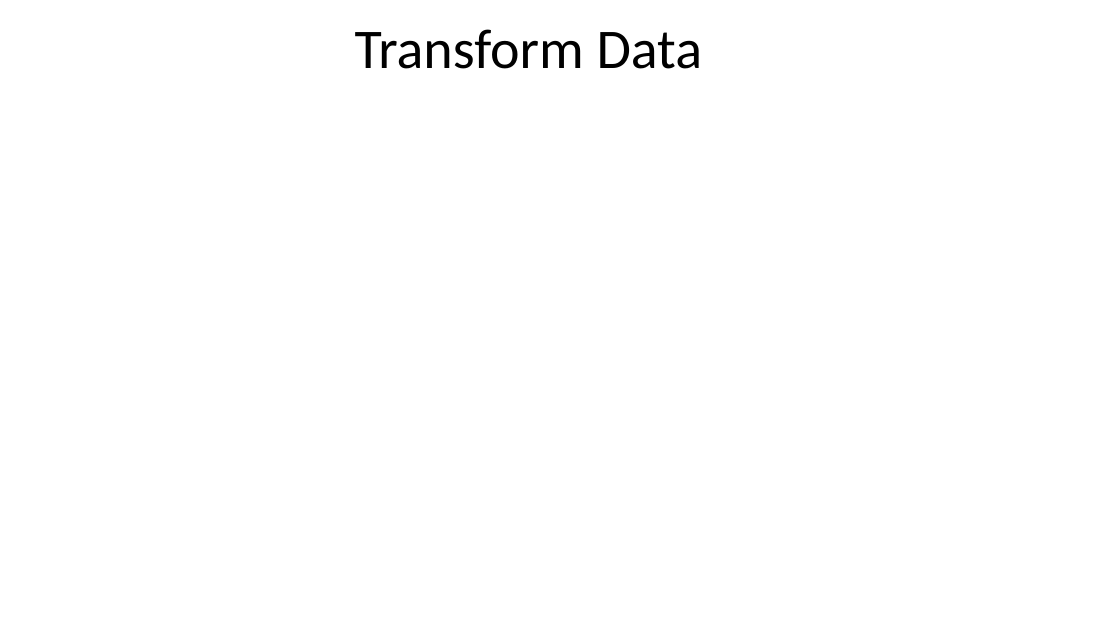
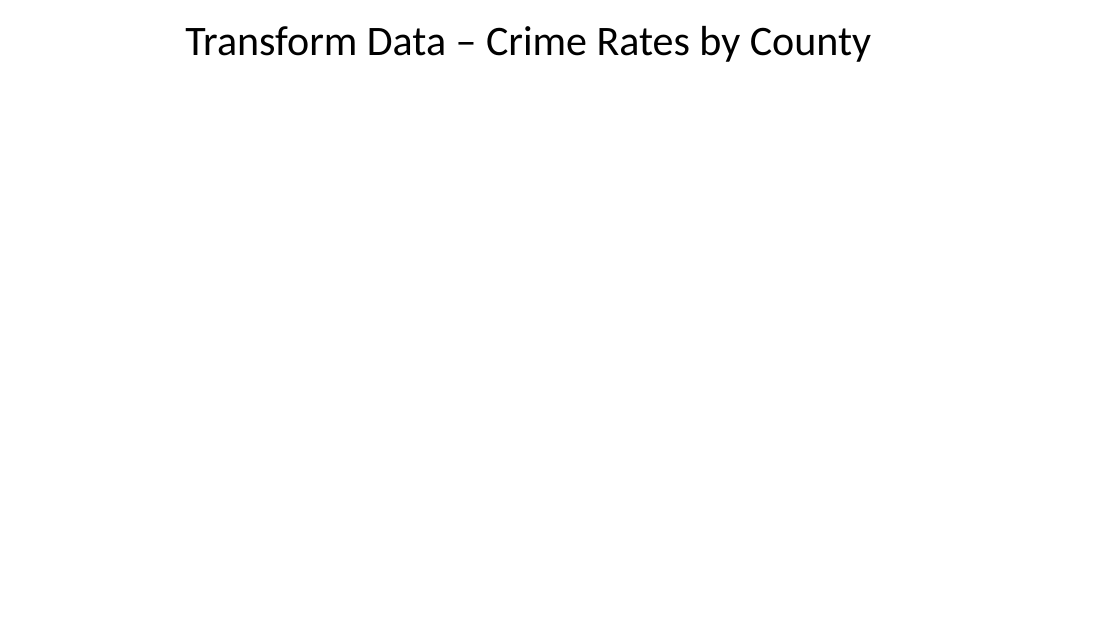
Before and after one commit to mattapallisravya/Web_visualizations_Project3, a slide deck: slide 5 of Chris/Crime Rate per Capita Income.pptx. Drawn at 1120x630 pixels with LibreOffice and Linux fonts; fonts in the diff are those of the drawing; background and template pictures are left out. Boxes give left, top, right and bottom in pixels: in the first picture for what was removed or moved away, otherwise in the second. Text is boxed around its words. In the diff, an @@ line names an element or a change of style, - is before the commit and + after.

```diff
--- a/Chris/Crime Rate per Capita Income.pptx
+++ b/Chris/Crime Rate per Capita Income.pptx
@@ text at bbox=[185, 26, 871, 62]: text changed; size 48 to 36 pt @@
-Transform Data
+Transform Data – Crime Rates by County
```
Also in this commit, not shown: 1 other slide changed.
